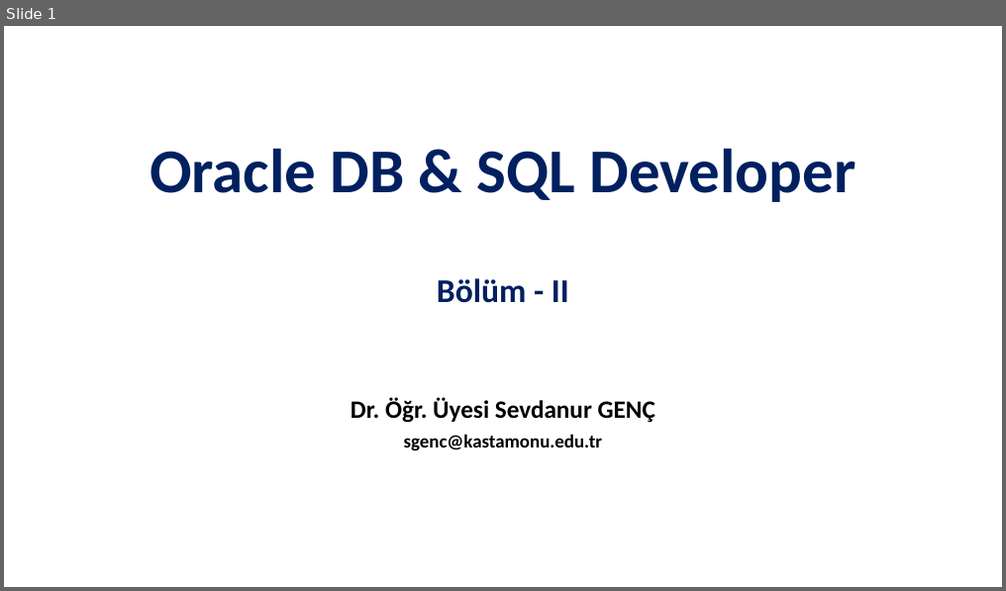
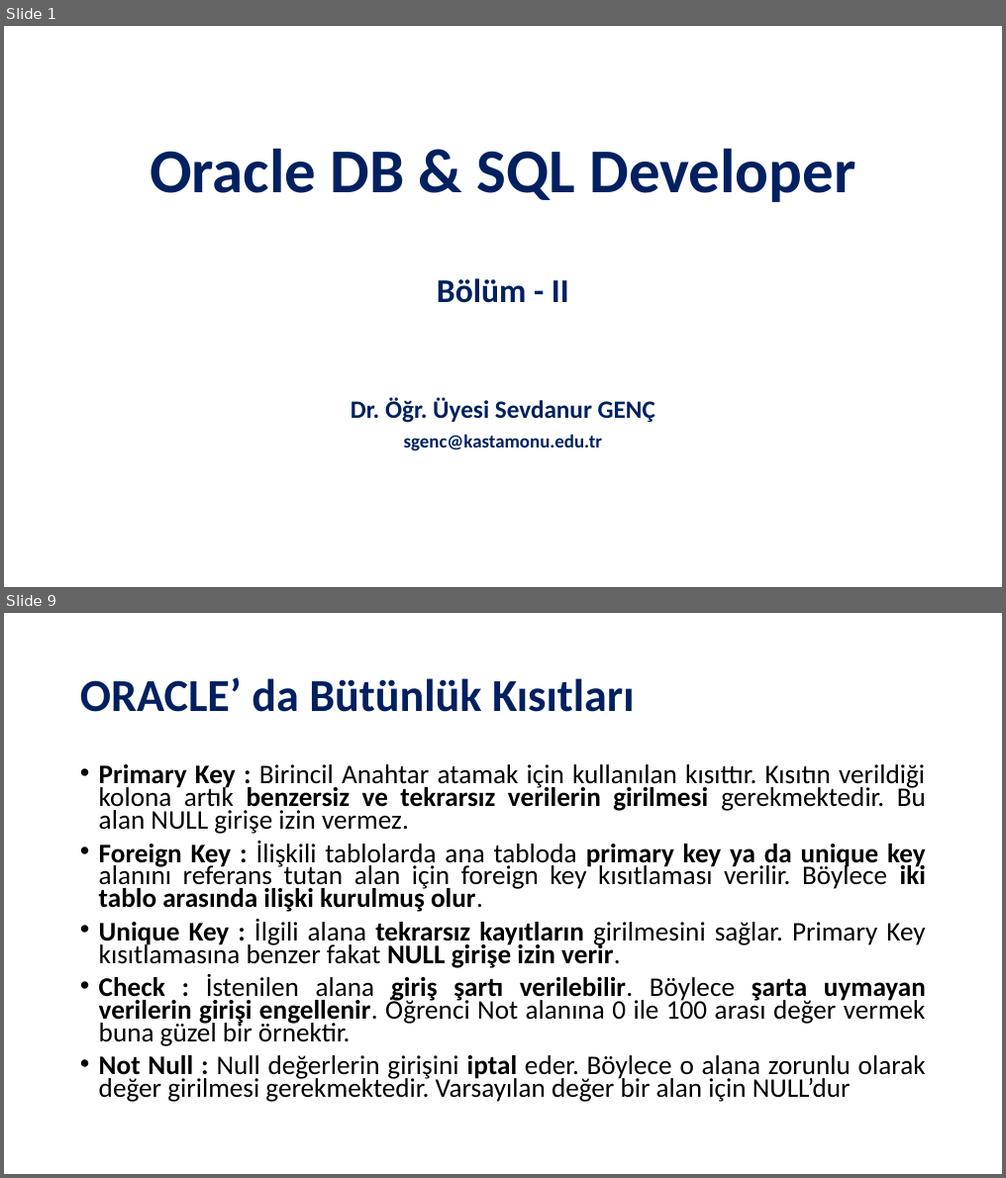
Before and after one commit to SevdanurGENC/Oracle-DB-SQL-Developer-Lecture-Notes, a slide deck: Slides/Oracle DB & SQL Developer - Bolum II.pptx. Shown one above the other, each under a label of ours: slide 1 before the commit, slides 1 and 9 after it; the slides between them are not shown. The pictures are 1006x591 and 1006x1178 pixels, drawn with LibreOffice and Linux fonts; fonts in the diff are those of the drawing. Boxes give left, top, right and bottom in pixels: in the first picture for what was removed or moved away, otherwise in the second. Text is boxed around its words. In the diff, an @@ line names an element or a change of style, - is before the commit and + after.

```diff
--- a/Slides/Oracle DB & SQL Developer - Bolum II.pptx
+++ b/Slides/Oracle DB & SQL Developer - Bolum II.pptx
@@ slide 9 added at box(4, 613, 1002, 1174), background #FFFFFF @@
@@ title added at box(80, 677, 635, 712), 44 pt, text #002060, bold @@
+ORACLE’ da Bütünlük Kısıtları
@@ text added at box(99, 764, 926, 1102), 25.9 pt, text #000000 @@
+• Primary Key : Birincil Anahtar atamak için kullanılan kısıttır. Kısıtın verildiği kolona artık benzersiz ve tekrarsız verilerin girilmesi gerekmektedir. Bu alan NULL girişe izin vermez.
+• Foreign Key : İlişkili tablolarda ana tabloda primary key ya da unique key alanını referans tutan alan için foreign key kısıtlaması verilir. Böylece iki tablo arasında ilişki kurulmuş olur.
+• Unique Key : İlgili alana tekrarsız kayıtların girilmesini sağlar. Primary Key kısıtlamasına benzer fakat NULL girişe izin verir.
+• Check : İstenilen alana giriş şartı verilebilir. Böylece şarta uymayan verilerin girişi engellenir. Öğrenci Not alanına 0 ile 100 arası değer vermek buna güzel bir örnektir.
+• Not Null : Null değerlerin girişini iptal eder. Böylece o alana zorunlu olarak değer girilmesi gerekmektedir. Varsayılan değer bir alan için NULL’dur
@@ slide 1 changed as well @@
@@ subtitle "Dr. Öğr. Üyesi Sevdanur GENÇ" at box(350, 397, 655, 452): text colour #000000 to #002060 @@
```
Also in this commit, not shown: 1 other slide changed, 9 other slides added, 7 slides removed, 1 other file.
